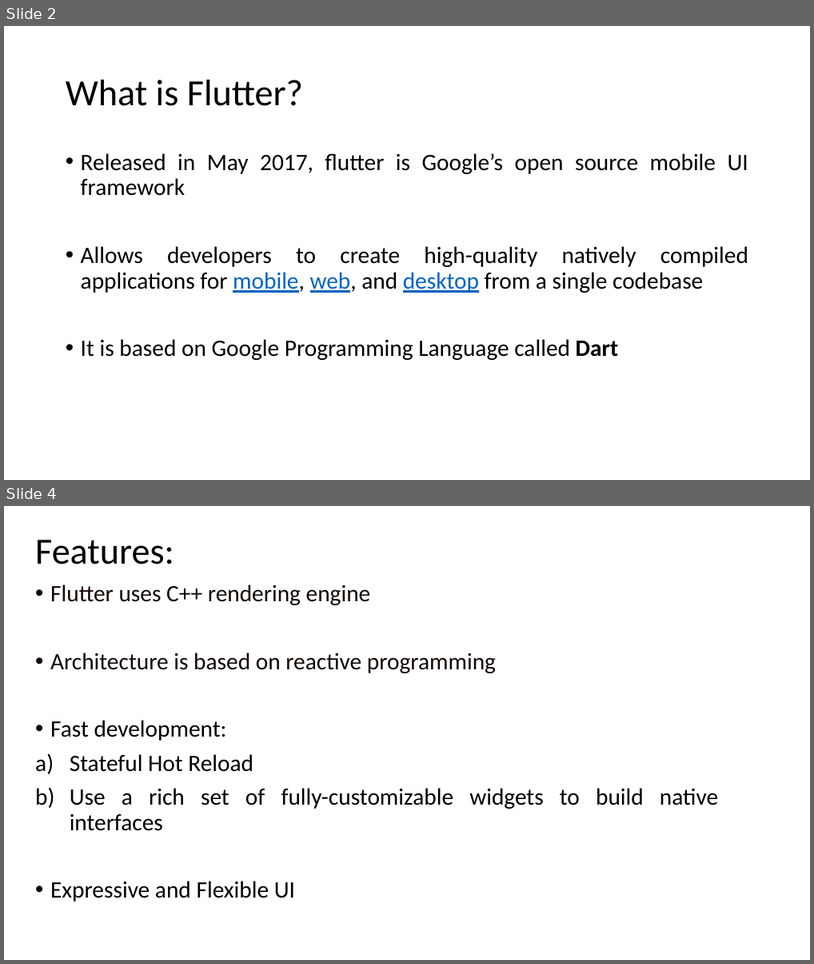
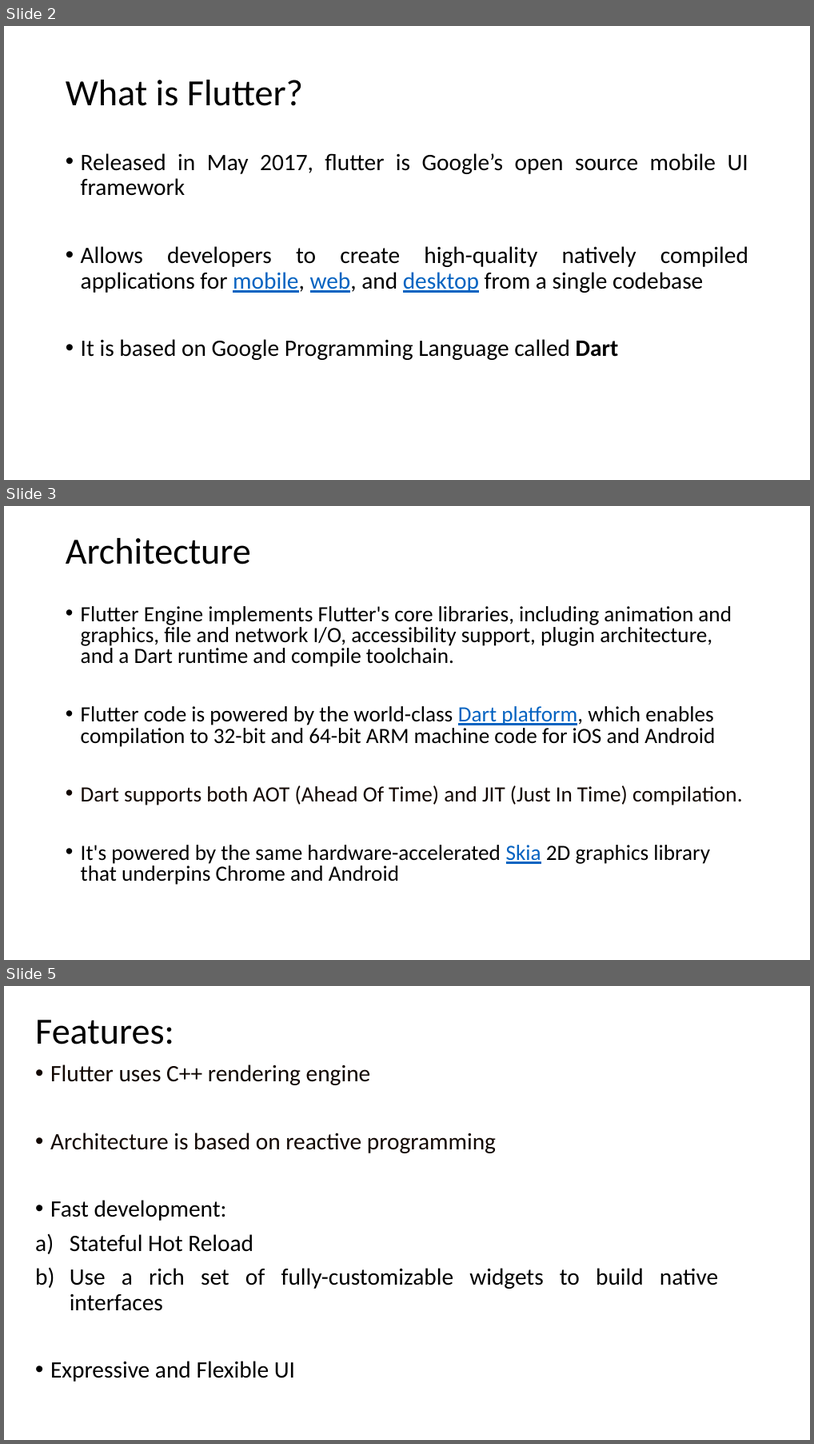
Before and after one commit to Anjy123/Flutter, a slide deck: Flutter features.pptx. Shown one above the other, each under a label of ours: slides 2 and 4 before the commit, slides 2, 3 and 5 after it; the slides between them are not shown. The pictures are 814x964 and 814x1444 pixels, drawn with LibreOffice and Linux fonts; fonts in the diff are those of the drawing. Boxes give left, top, right and bottom in pixels: in the first picture for what was removed or moved away, otherwise in the second. Text is boxed around its words. In the diff, an @@ line names an element or a change of style, - is before the commit and + after.

```diff
--- a/Flutter features.pptx
+++ b/Flutter features.pptx
@@ slide 3 added at box(4, 506, 810, 960), background #FFFFFF @@
@@ title added at box(66, 538, 251, 564), 44 pt, text #000000 @@
+Architecture
@@ text added at box(81, 606, 743, 884), 25.9 pt, text #000000 @@
+• Flutter Engine implements Flutter's core libraries, including animation and graphics, file and network I/O, accessibility support, plugin architecture, and a Dart runtime and compile toolchain.
+• Flutter code is powered by the world-class Dart platform, which enables compilation to 32-bit and 64-bit ARM machine code for iOS and Android
+• Dart supports both AOT (Ahead Of Time) and JIT (Just In Time) compilation.
+• It's powered by the same hardware-accelerated Skia 2D graphics library that underpins Chrome and Android
@@ what was slide 4 is now slide 5 @@
```
Also in this commit, not shown: 4 slides changed, 9 other slides added, 1 slide removed.
